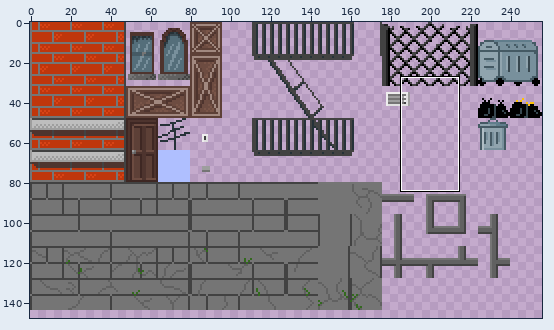
Sprite sheet, stored at assets/tiles/city_tiles.png. Above: a wide view before the commit, with the close-up outlined.
Close-up. First the earlier version:
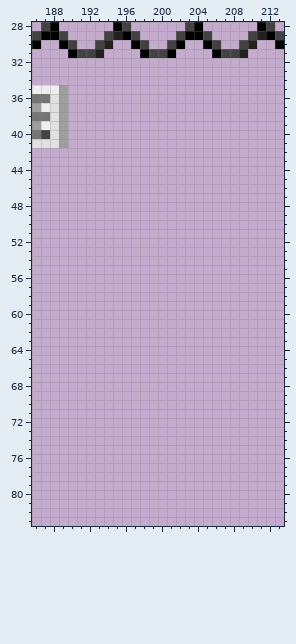
The file is 256x256 pixels. Shown: x 186..213, y 28..83. The wide view leaves out empty margins.
And afterwards:
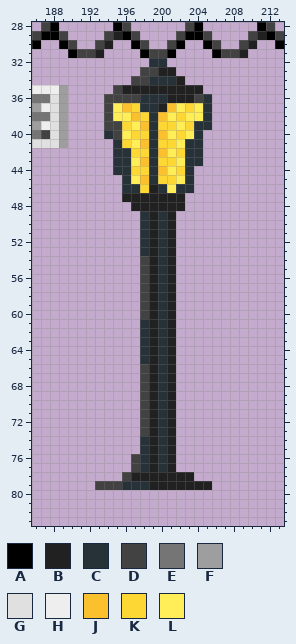
Palette (. is transparent): A #000000  B #212121  C #263238  D #424242  E #757575  F #9e9e9e  G #e0e0e0  H #eeeeee  J #fbc02d  K #fdd835  L #ffee58
Changes in this commit:
y 32: x 199..200 .. -> CC
y 33: x 198..201 .... -> DDBB
y 34: x 197..202 ...... -> DDCCCB
y 35: x 195..204 .......... -> DBBBBBBBBB
y 36: x 194..205 ............ -> DDDDCCCBBBDC
y 37: x 194..205 ............ -> DLJKCCBJLKLC
y 38: x 194..205 ............ -> DLLJKCJLKLLC
y 39: x 194..205 ............ -> DDKLJCKKLKCC
y 40: x 194..204 ........... -> CDLKKCJLKLC
y 41: x 195..204 .......... -> CKLJCKKLCC
y 42: x 195..204 .......... -> CCKKCJLKCC
y 43: x 195..204 .......... -> CCLJCKKLCC
y 44: x 195..203 ......... -> CCKKCJLKC
y 45: x 196..203 ........ -> CLJCKKLC
y 46: x 196..203 ........ -> CCKBCLCC
y 47: x 196..202 ....... -> BBBBBBB
y 48: x 197..202 ...... -> BBBBBB
y 49..53: x 198..201 .... -> CBCB
y 54..60: x 198..201 .... -> DBCB
y 61..65: x 198..201 .... -> CBCB
y 66..73: x 198..201 .... -> DBCB
y 74..75: x 198..201 .... -> CBCB
y 76..77: x 197..201 ..... -> DCBCB
y 78: x 196..203 ........ -> DBBBBBBB
y 79: x 193..205 ............. -> DDDCCCBBBBBBB
Boxes around the changes in both close-ups, in picture pixels (x1, y1, x2, y2):
added: (95, 58, 212, 490)
